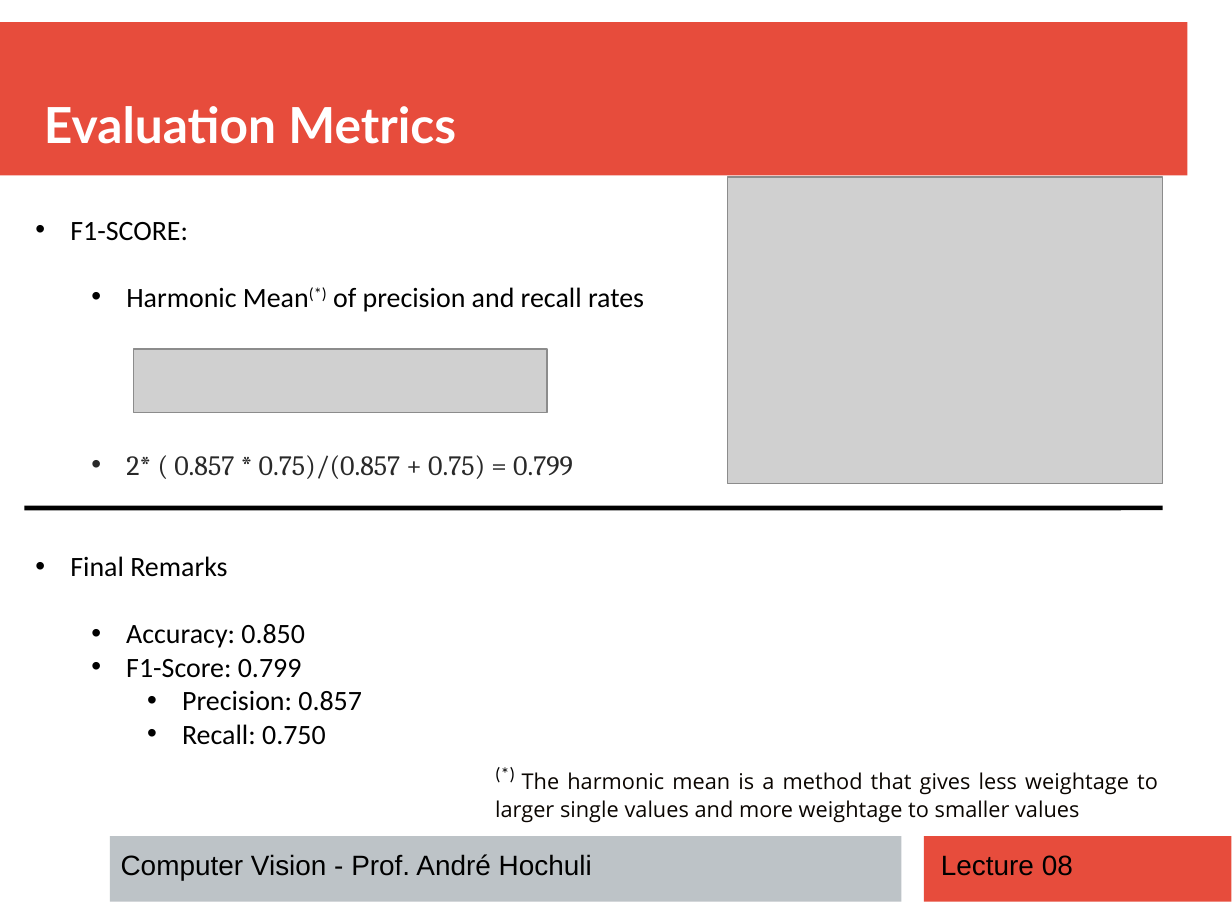
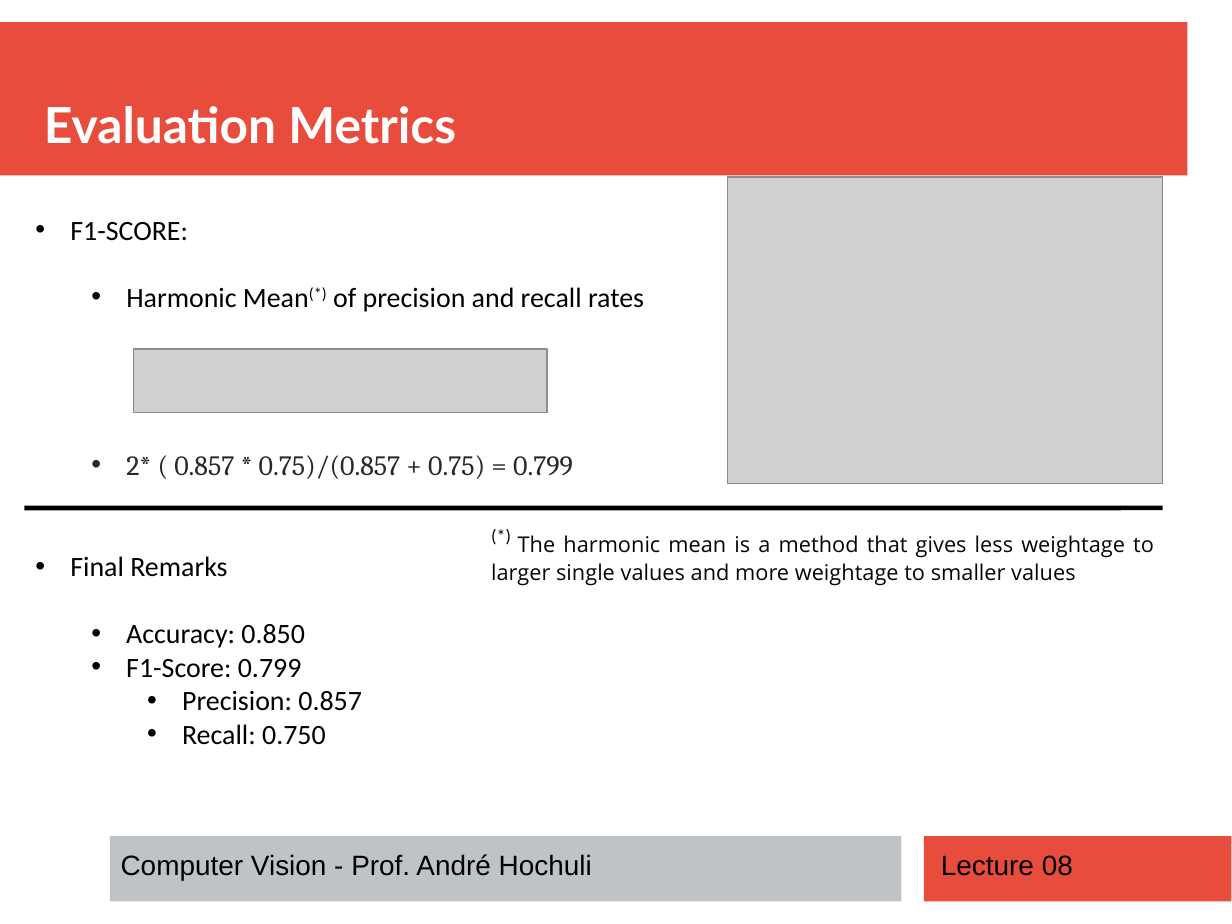
Before and after one commit to andrehochuli/teaching, a slide deck: slide 25 of ComputerVision/Lecture 08 - Classification/Lecture 08 - Classification Models.pptx. Drawn at 1232x924 pixels with LibreOffice and Linux fonts; fonts in the diff are those of the drawing; grey boxes stand for pictures. Boxes give left, top, right and bottom in pixels: in the first picture for what was removed or moved away, otherwise in the second. Text is boxed around its words. In the diff, an @@ line names an element or a change of style, - is before the commit and + after.

```diff
--- a/ComputerVision/Lecture 08 - Classification/Lecture 08 - Classification Models.pptx
+++ b/ComputerVision/Lecture 08 - Classification/Lecture 08 - Classification Models.pptx
@@ text "(*) The harmonic mean is ..." moved from (x1=495, y1=772, x2=1158, y2=823) to (x1=491, y1=535, x2=1154, y2=586) @@
```
Also in this commit, not shown: 3 other slides changed, 1 other file.
